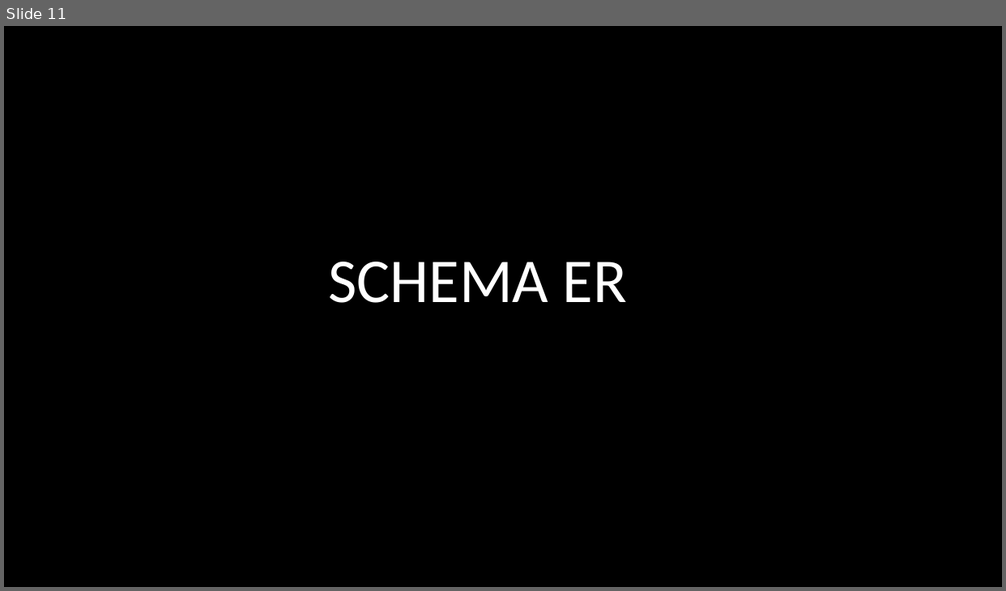
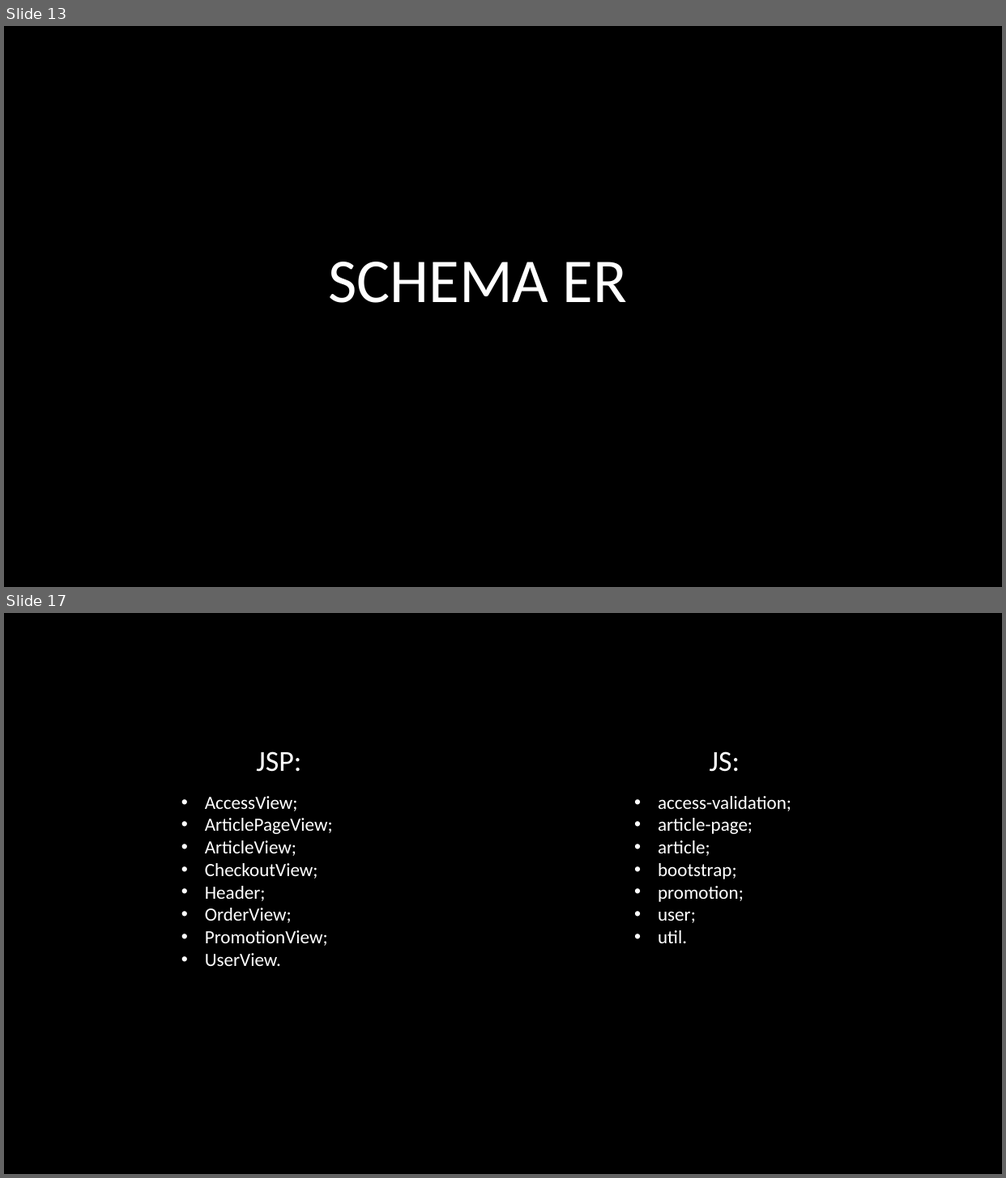
Before and after one commit to DrRek/ProgettoPW, a slide deck: Presentazione/Presentazione Progetto.pptx. Shown one above the other, each under a label of ours: slide 11 before the commit, slides 13 and 17 after it; the slides between them are not shown. The pictures are 1006x591 and 1006x1178 pixels, drawn with LibreOffice and Linux fonts; fonts in the diff are those of the drawing. Boxes give left, top, right and bottom in pixels: in the first picture for what was removed or moved away, otherwise in the second. Text is boxed around its words. In the diff, an @@ line names an element or a change of style, - is before the commit and + after.

```diff
--- a/Presentazione/Presentazione Progetto.pptx
+++ b/Presentazione/Presentazione Progetto.pptx
@@ slide 17 added at bbox=[4, 613, 1002, 1174], background #000000 @@
@@ text added at bbox=[205, 752, 333, 966], 18 pt, text #FFFFFF @@
+JSP:
+• AccessView;
+• ArticlePageView;
+• ArticleView;
+• CheckoutView;
+• Header;
+• OrderView;
+• PromotionView;
+• UserView.
@@ text added at bbox=[658, 752, 791, 943], 18 pt, text #FFFFFF @@
+JS:
+• access-validation;
+• article-page;
+• article;
+• bootstrap;
+• promotion;
+• user;
+• util.
@@ what was slide 11 is now slide 13 @@
```
Also in this commit, not shown: 8 other slides added.
